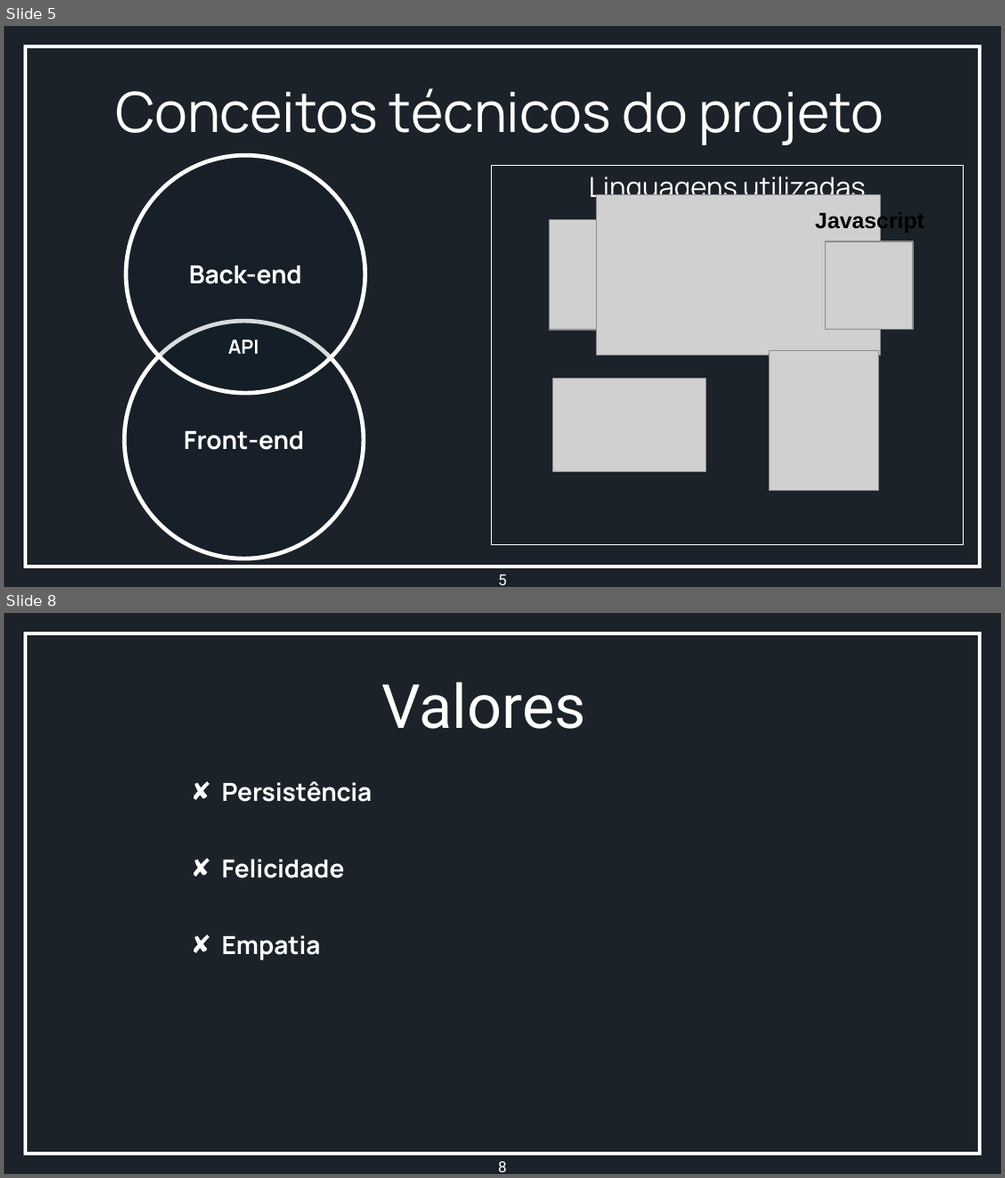
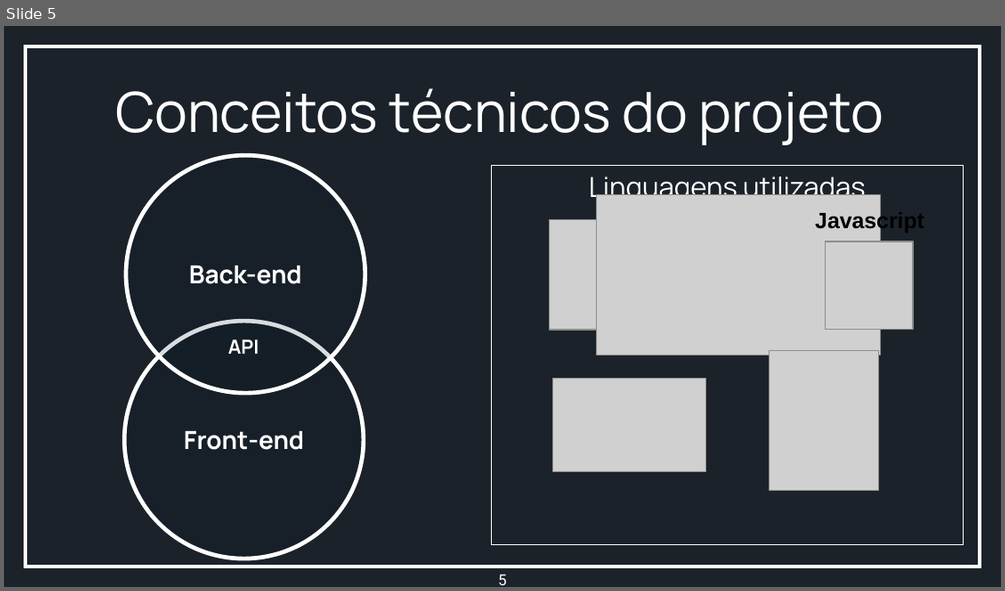
Before and after one commit to EnzoFBS/Projeto-EkMusic, a slide deck: Documentação - Roteiro/Apresentação.pptx. Shown one above the other, each under a label of ours: slides 5 and 8 before the commit, slide 5 after it; the slides between them are not shown. The pictures are 1005x1178 and 1005x591 pixels, drawn with LibreOffice and Linux fonts; fonts in the diff are those of the drawing; grey boxes stand for pictures; background and template pictures are left out; a plain dark background stands for a picture behind light text. Boxes give left, top, right and bottom in pixels: in the first picture for what was removed or moved away, otherwise in the second. Text is boxed around its words. In the diff, an @@ line names an element or a change of style, - is before the commit and + after.

```diff
--- a/Documentação - Roteiro/Apresentação.pptx
+++ b/Documentação - Roteiro/Apresentação.pptx
@@ slide 8 removed at [4, 613, 1001, 1174], background picture (left out); not listed: 2 template elements that a slide beside it also shows @@
@@ title removed at [382, 682, 586, 729] @@
-Valores
@@ text removed at [222, 781, 372, 960] @@
-✘ Persistência
-✘ Felicidade
-✘ Empatia
@@ page number removed at [498, 1160, 507, 1172] @@
-8
```
Also in this commit, not shown: 5 slides changed, 1 other file.
